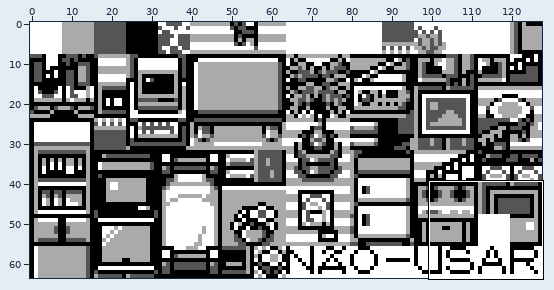
Sprite sheet, stored at gfx/tilesets/house1.png. The picture above shows the old version from afar; the outline marks the close-up.
Close-up. Before:
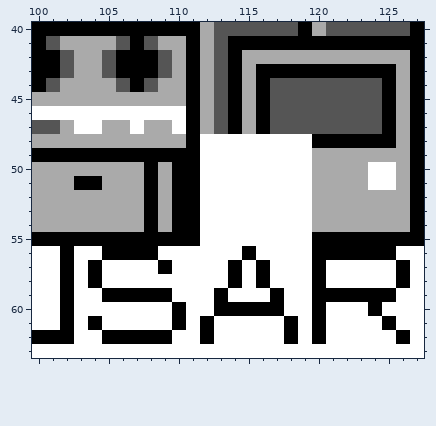
The file is 128x64 pixels. Shown: x 100..127, y 40..63.
The result:
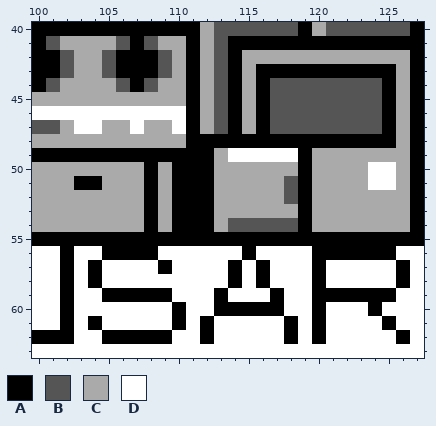
Palette (. is transparent): A #000000  B #555555  C #aaaaaa  D #ffffff
Edits made:
{"y":48,"x":112,"old":"DDDDDDDD","new":"AAAAAAAA"}
{"y":49,"x":112,"old":"DD","new":"AC"}
{"y":49,"x":119,"old":"D","new":"A"}
{"y":50,"x":112,"old":"DDDDDDDD","new":"ACCCCCCA"}
{"y":51,"x":112,"old":"DDDDDDDD","new":"ACCCCCBA"}
{"y":52,"x":112,"old":"DDDDDDDD","new":"ACCCCCBA"}
{"y":53,"x":112,"old":"DDDDDDDD","new":"ACCCCCCA"}
{"y":54,"x":112,"old":"DDDDDDDD","new":"ACBBBBBA"}
{"y":55,"x":112,"old":"DDDDDDDD","new":"AAAAAAAA"}
{"label":"changed","picture_box":[200,134,312,246]}
